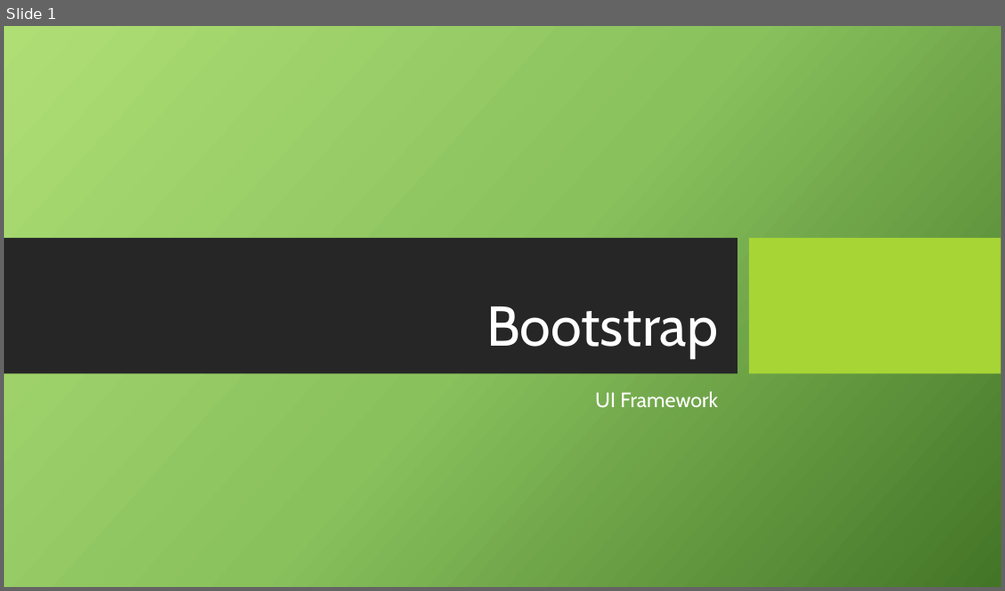
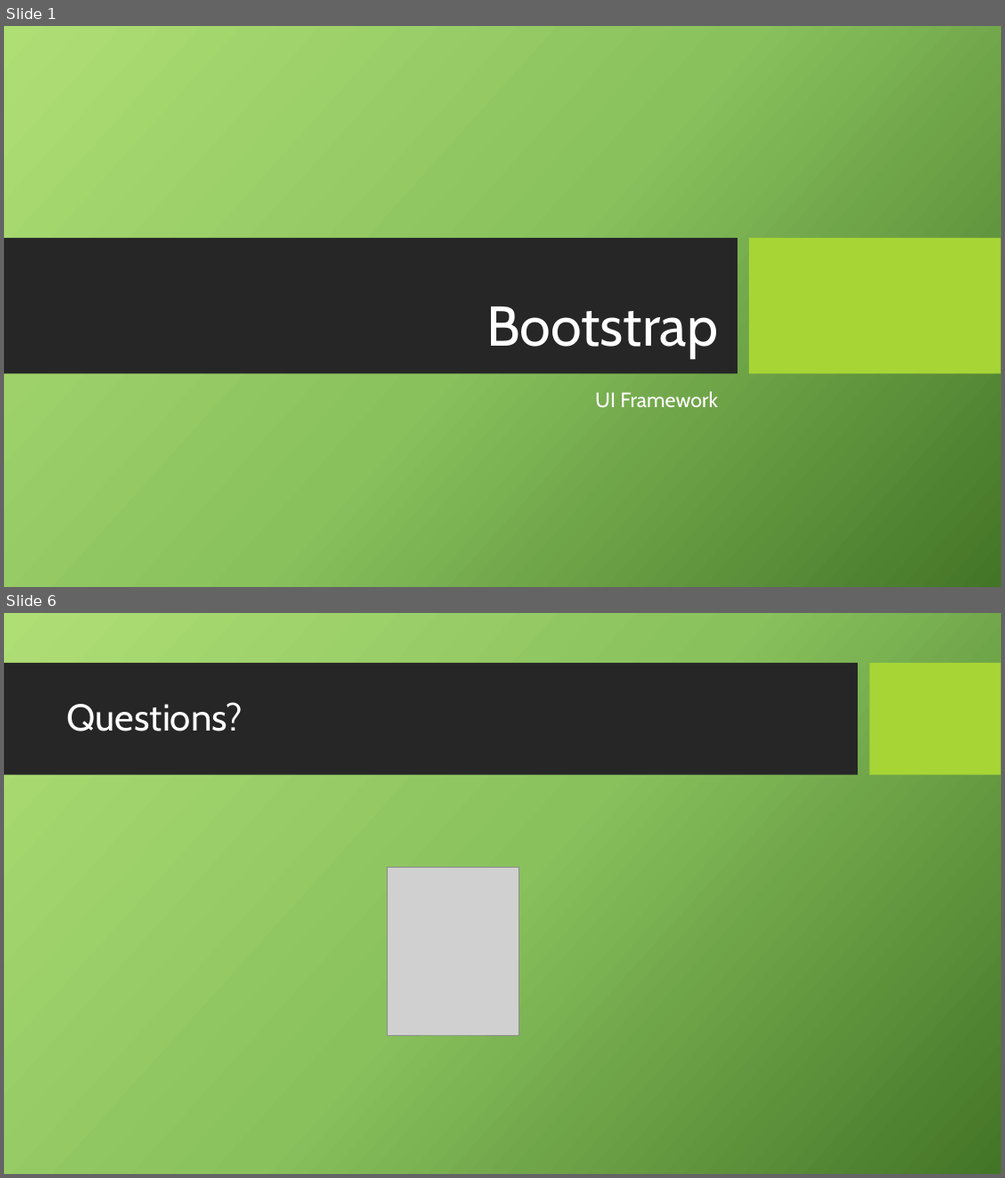
Before and after one commit to Mishurin/frontend-examples, a slide deck: bootstrap/Bootstrap.pptx. Shown one above the other, each under a label of ours: slide 1 before the commit, slides 1 and 6 after it; the slides between them are not shown. The pictures are 1005x591 and 1005x1178 pixels, drawn with LibreOffice and Linux fonts; fonts in the diff are those of the drawing; grey boxes stand for pictures; background and template pictures are left out. Boxes give left, top, right and bottom in pixels: in the first picture for what was removed or moved away, otherwise in the second. Text is boxed around its words. In the diff, an @@ line names an element or a change of style, - is before the commit and + after.

```diff
--- a/bootstrap/Bootstrap.pptx
+++ b/bootstrap/Bootstrap.pptx
@@ slide 6 added at (4,613,1001,1174), background picture (left out) @@
@@ rectangle added at (4,663,858,775), fill #262626 @@
@@ rectangle added at (870,663,1001,775), fill #A7D535 @@
@@ title added at (67,702,243,731), 36 pt, text #FFFFFF @@
+Questions?
@@ picture added at (387,868,518,1035) @@
```
Also in this commit, not shown: 5 other slides added, 8 other files.
